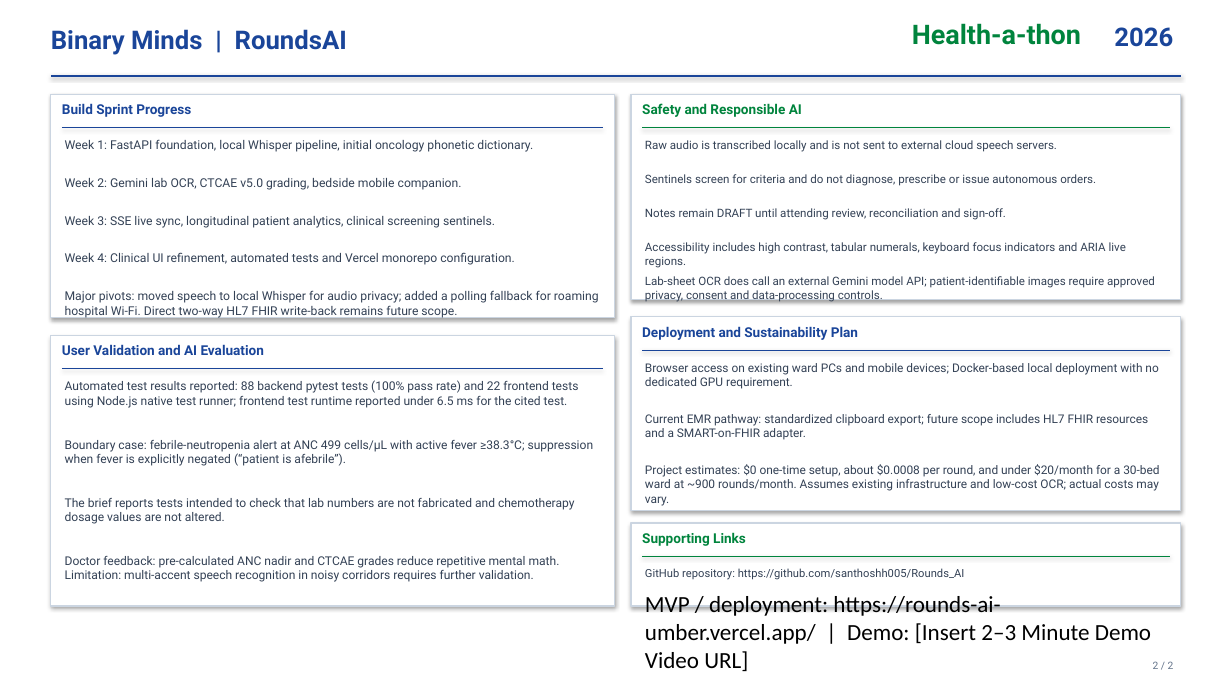
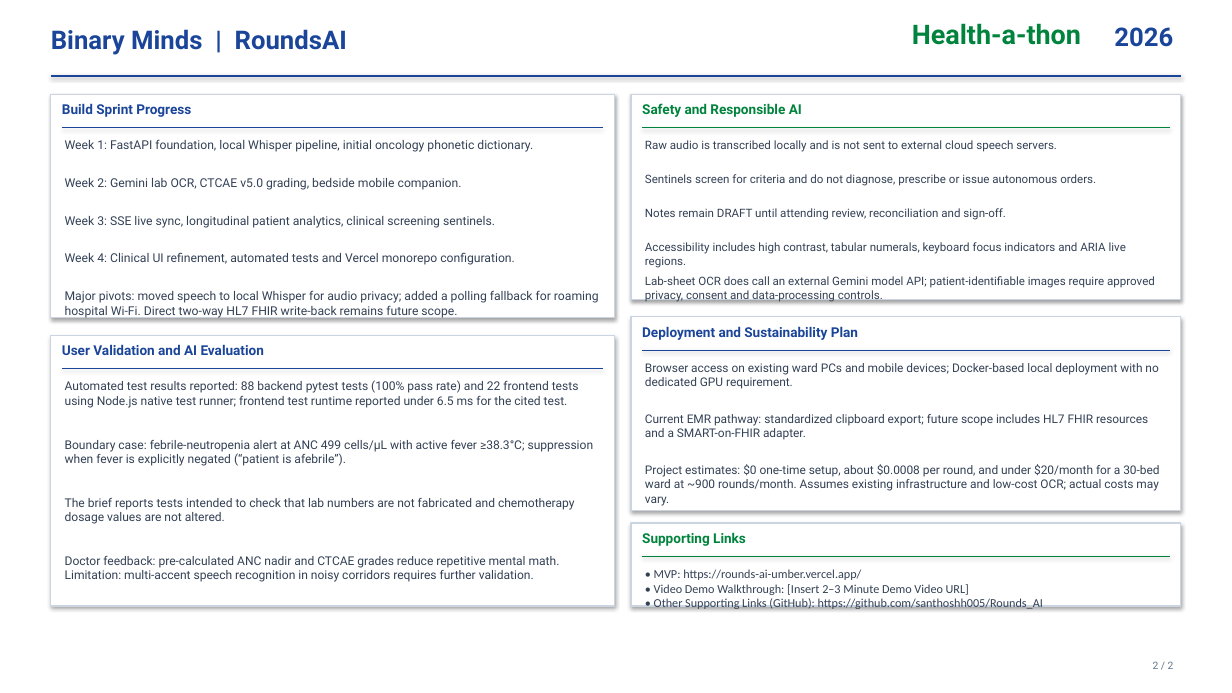
Before and after one commit to santhoshh005/Rounds_AI, a slide deck: slide 2 of Health-a-thon 2026 - Two-Page Overview (Binary Minds).pptx. Drawn at 1232x693 pixels with LibreOffice and Linux fonts; fonts in the diff are those of the drawing. Boxes give left, top, right and bottom in pixels: in the first picture for what was removed or moved away, otherwise in the second. Text is boxed around its words. In the diff, an @@ line names an element or a change of style, - is before the commit and + after.

```diff
--- a/Health-a-thon 2026 - Two-Page Overview (Binary Minds).pptx
+++ b/Health-a-thon 2026 - Two-Page Overview (Binary Minds).pptx
@@ text at (x1=654, y1=569, x2=1043, y2=609): text changed; size 8.7 to 9.5 pt; font Roboto to Calibri @@
-GitHub repository: https://github.com/santhoshh005/Rounds_AI
+• MVP: https://rounds-ai-umber.vercel.app/
+• Video Demo Walkthrough: [Insert 2–3 Minute Demo Video URL]
+• Other Supporting Links (GitHub): https://github.com/santhoshh005/Rounds_AI
@@ text removed at (x1=645, y1=596, x2=1151, y2=671) @@
-MVP / deployment: https://rounds-ai-umber.vercel.app/ | Demo: [Insert 2–3 Minute Demo Video URL]
```
Also in this commit, not shown: 1 other file.
